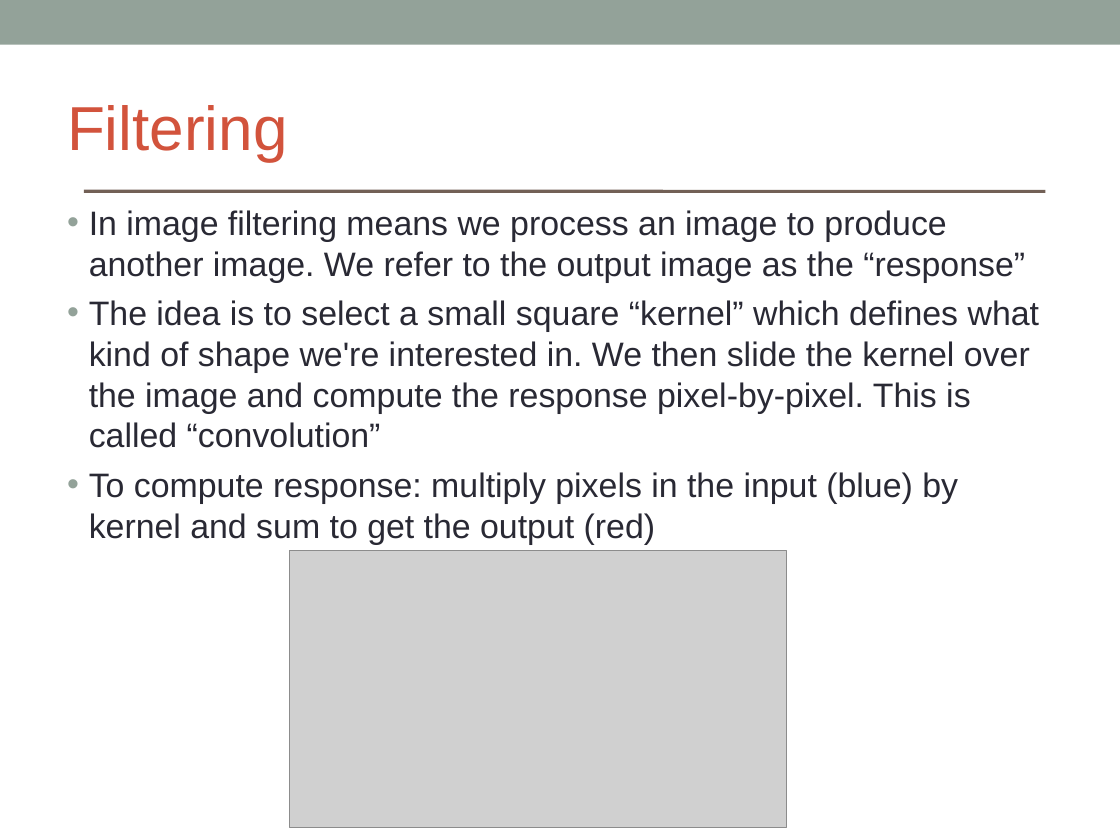
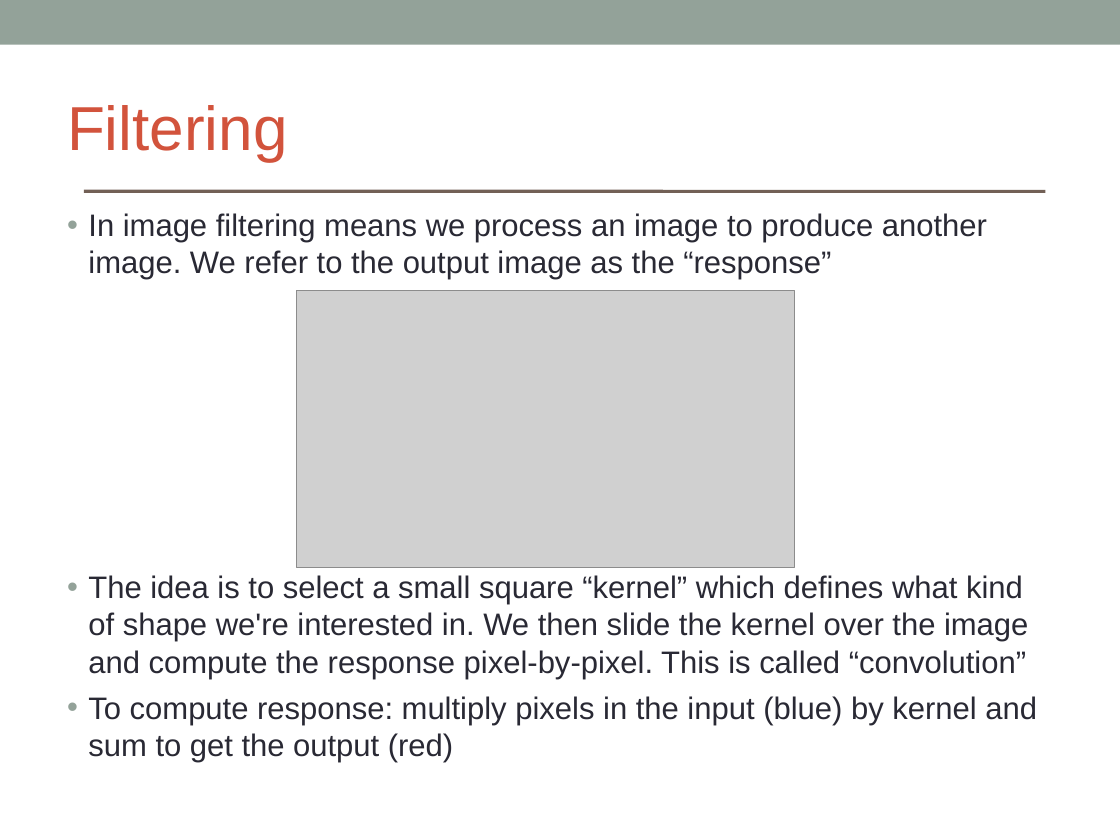
Before and after one commit to brikeats/Image-Analysis-in-Python, a slide deck: slide 11 of ImageAnalysisPython.ppt. Drawn at 1120x840 pixels with LibreOffice and Linux fonts; fonts in the diff are those of the drawing; grey boxes stand for pictures. Boxes give left, top, right and bottom in pixels: in the first picture for what was removed or moved away, otherwise in the second. Text is boxed around its words. In the diff, an @@ line names an element or a change of style, - is before the commit and + after.

Commit message:
Moved images higher up on slide so people in the back can see them

```diff
--- a/ImageAnalysisPython.ppt
+++ b/ImageAnalysisPython.ppt
@@ text "In image filtering means we ..." at (88, 213, 1037, 763): size 24 to 22 pt @@
@@ picture: place and size @@
-picture at (290, 551, 788, 827)
+picture at (297, 291, 795, 567)
```
Also in this commit, not shown: 7 other slides changed.
